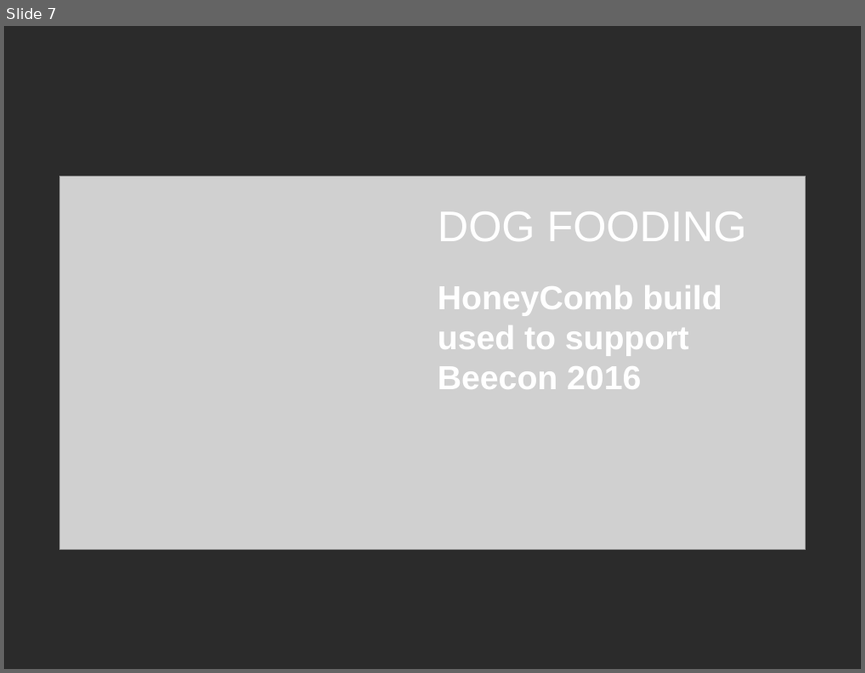
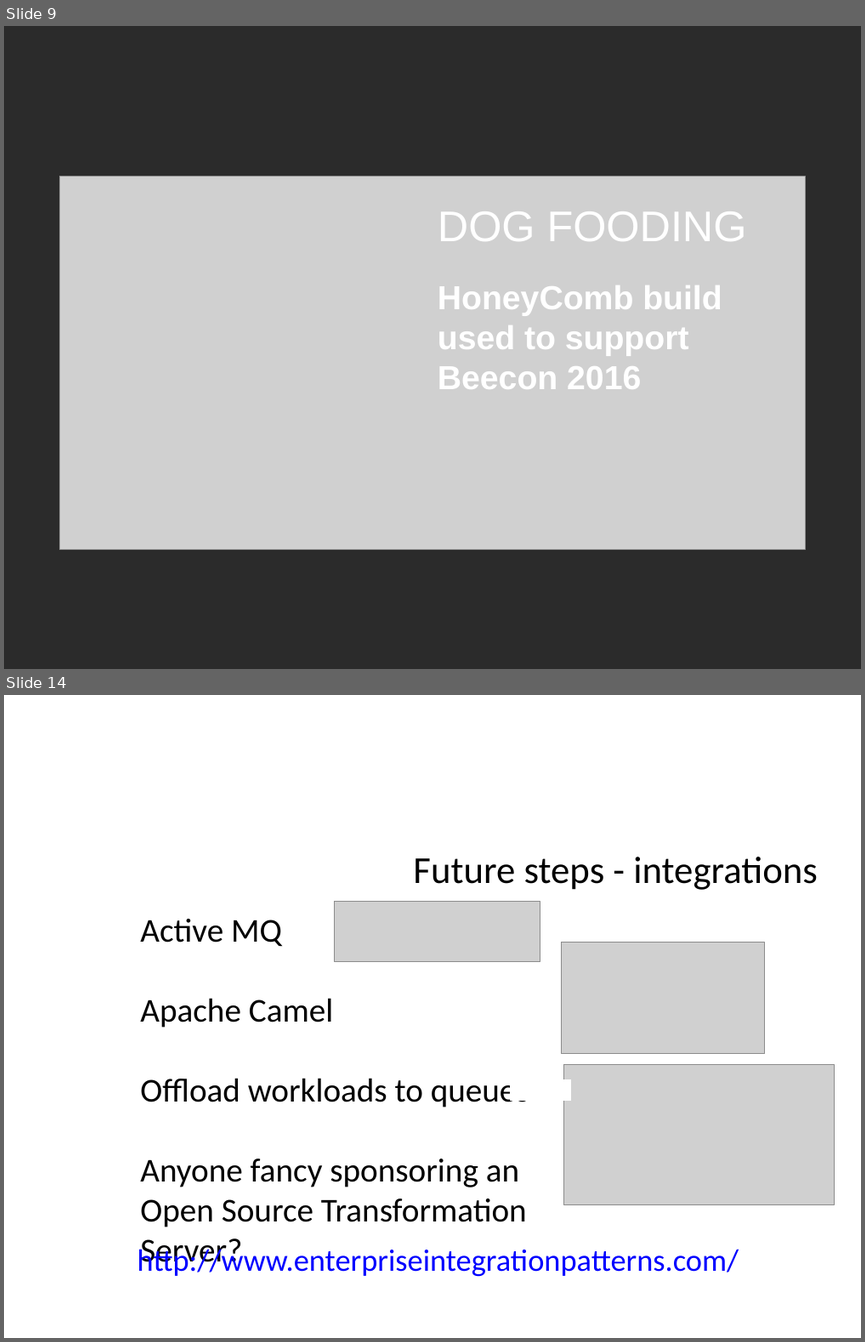
Before and after one commit to OrderOfTheBee/beecon, a slide deck: assets/data/files/20160125031/BeeCon2016_HoneyCombBeyond.odp. Shown one above the other, each under a label of ours: slide 7 before the commit, slides 9 and 14 after it; the slides between them are not shown. The pictures are 865x673 and 865x1342 pixels, drawn with LibreOffice and Linux fonts; fonts in the diff are those of the drawing; grey boxes stand for pictures; background and template pictures are left out; a plain dark background stands for a picture behind light text. Boxes give left, top, right and bottom in pixels: in the first picture for what was removed or moved away, otherwise in the second. Text is boxed around its words. In the diff, an @@ line names an element or a change of style, - is before the commit and + after.

```diff
--- a/assets/data/files/20160125031/BeeCon2016_HoneyCombBeyond.odp
+++ b/assets/data/files/20160125031/BeeCon2016_HoneyCombBeyond.odp
@@ slide 14 added at (4,695,861,1338), background picture (left out) @@
@@ text added at (413,857,817,890), 32 pt, text #000000 @@
+● Future steps - integrations
@@ text added at (140,919,529,1270), 28 pt, text #000000 @@
+● Active MQ
+● Apache Camel
+● Offload workloads to queues
+● Anyone fancy sponsoring an Open Source Transformation Server?
@@ picture added at (335,902,540,961) @@
@@ picture added at (562,942,765,1054) @@
@@ picture added at (563,1064,834,1204) @@
@@ rectangle added at (511,1080,571,1100), fill #FFFFFF, outline #FFFFFF 0 pt @@
@@ text added at (137,1245,739,1276), 26 pt, text #0000FF @@
+http://www.enterpriseintegrationpatterns.com/
@@ what was slide 7 is now slide 9 @@
```
Also in this commit, not shown: 6 slides changed, 8 other slides added, 4 slides removed.
